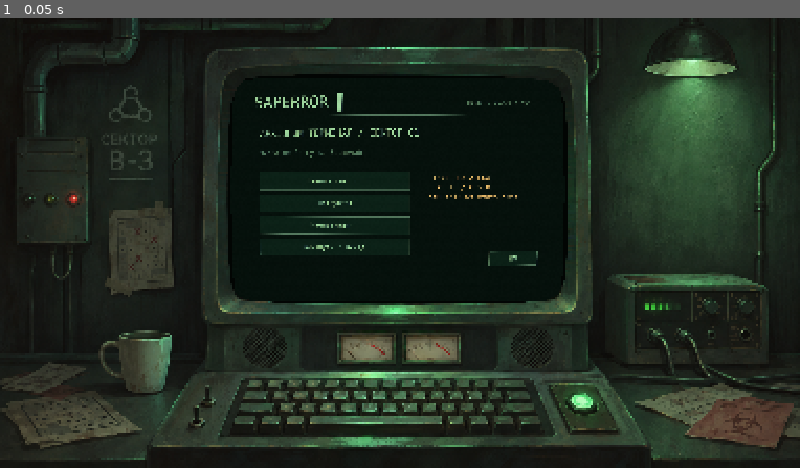
Above: before the commit, frame 1.
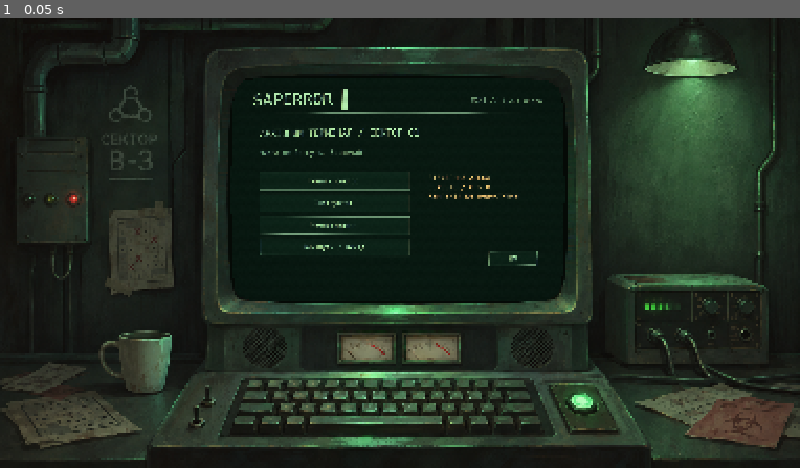
Above: after the commit, the same moment.

Repository: mazerfaker/SAPERROR
Game: Godot game, scene res://scenes/game/gameplay.tscn
The game is run twice, just before and just after one commit, with the same random seed, the same clock (stepped at 60 frames per second) and the same inputs.
Inputs:
- Up to frame 1 (0.05 s): no input

The runs differ from the first frame. In frame 1, 0.7% of the frame differs, in the area x 28-71%, y 15-64%.

Commit message:
feat: SAPERROR v0.2.1 screenshot-driven CRT refinement

Diff:
--- a/assets/shaders/crt.gdshader
+++ b/assets/shaders/crt.gdshader
@@ -2,7 +2,7 @@
 render_mode unshaded;
 uniform vec2 contour[21];
 uniform float curvature : hint_range(0.0, 0.06) = 0.025;
-uniform float strength : hint_range(0.0, 1.0) = 0.45;
+uniform float strength : hint_range(0.0, 1.0) = 0.6;
 uniform float fault : hint_range(0.0, 1.0) = 0.0;
 uniform float motion = 1.0;
 uniform float flicker = 0.0;
@@ -19,7 +19,11 @@
 			if (p.x < (b.x-a.x)*(p.y-a.y)/(b.y-a.y)+a.x) { inside = !inside; }
 		}
 	}
-	return inside ? smoothstep(0.0,0.0015,distance_to_edge) : 0.0;
+	return inside ? smoothstep(0.0,0.0032,distance_to_edge) : 0.0;
+}
+float ordered_dither(vec2 pixel) {
+	vec2 k = mod(floor(pixel),2.0);
+	return (k.x*2.0+k.y*3.0-4.0*k.x*k.y)/4.0-0.375;
 }
 void fragment() {
 	vec2 p = UV*2.0-1.0;
@@ -31,17 +35,22 @@
 	float split = 0.0012*strength;
 	vec3 halo = texture(TEXTURE,clamp(q+vec2(split,0.0),vec2(0.0),vec2(1.0))).rgb;
 	vec3 ghost = texture(TEXTURE,clamp(q-vec2(split*2.0,0.0),vec2(0.0),vec2(1.0))).rgb;
-	vec3 rgb = base + (halo+ghost)*0.035*strength;
+	vec2 dy = vec2(0.0,2.0/962.0);
+	vec3 vertical_halo = texture(TEXTURE,clamp(q+dy,vec2(0.0),vec2(1.0))).rgb + texture(TEXTURE,clamp(q-dy,vec2(0.0),vec2(1.0))).rgb;
+	vec3 bloom = max((halo+ghost+vertical_halo)*0.25-base,vec3(0.0));
+	vec3 rgb = base + bloom*0.32*strength + base*0.035*strength;
 	rgb += vec3(halo.r-base.r,0.0,ghost.b-base.b)*0.18*strength;
-	float scan = 0.94+0.06*cos(UV.y*481.0*3.14159265);
+	float scan = 0.92+0.08*cos(UV.y*481.0*3.14159265);
 	rgb *= mix(1.0,scan,strength);
 	float noise = hash(floor(UV*vec2(713.0,481.0))+floor(t*24.0))-0.5;
 	float tear = step(0.985,hash(vec2(floor(UV.y*35.0),floor(t*7.0))))*fault*motion;
 	// Tearing/glitch is additive: never displaces the clickable primary image.
 	rgb += vec3(0.01,0.08,0.035)*tear*strength;
-	rgb += noise*0.022*strength + vec3(0.045,0.006,0.004)*fault*strength;
+	float dither = ordered_dither(UV*vec2(713.0,481.0));
+	rgb += (noise*0.015+dither*0.012)*strength + vec3(0.045,0.006,0.004)*fault*strength;
 	rgb *= 1.0-strength*0.12*dot(p,p)*0.5;
 	rgb *= 1.0-flicker*motion*strength*0.018*(0.5+0.5*sin(t*13.0));
-	rgb = mix(vec3(0.008,0.019,0.012),rgb,inside*power);
+	rgb += vec3(0.006,0.016,0.009)*strength*max(0.0,1.0-dot(p,p)*0.45);
+	rgb = mix(vec3(0.021,0.039,0.026),rgb,inside*power);
 	COLOR = vec4(rgb,edge_mask(UV));
 }
--- a/project.godot
+++ b/project.godot
@@ -1,7 +1,7 @@
 config_version=5
 [application]
 config/name="SAPERROR"
-config/version="0.2.0-alpha"
+config/version="0.2.1-alpha"
 run/main_scene="res://scenes/game/gameplay.tscn"
 config/features=PackedStringArray("4.7", "GL Compatibility")
 [display]
--- a/scripts/ui/crt_geometry.gd
+++ b/scripts/ui/crt_geometry.gd
@@ -3,6 +3,9 @@
 const CANVAS := Vector2(1672, 941)
 const SCREEN := Rect2(475, 119, 713, 481)
 const RASTER := Vector2i(1426, 962)
+const GAME_GRID_AREA := Vector2(648, 608)
+const GAME_GRID_CENTER := Vector2(713, 484)
+const GAME_CELL_GAP := 4
 const CONTOUR := [Vector2(514,125),Vector2(624,119),Vector2(1000,120),Vector2(1144,130),Vector2(1168,145),Vector2(1181, …(266 unchanged characters)…
 static func mask_points() -> PackedVector2Array:
 	var points := PackedVector2Array()
--- a/scripts/ui/gameplay.gd
+++ b/scripts/ui/gameplay.gd
@@ -11,7 +11,7 @@
 var grade_material: ShaderMaterial
 var ui: Control
 var curvature: float = 0.025
-var effects: float = 0.45
+var effects: float = 0.6
 var reduced_motion: bool = false
 var flicker_enabled: bool = false
 var curve_enabled: bool = true
--- a/scripts/ui/terminal_ui.gd
+++ b/scripts/ui/terminal_ui.gd
@@ -5,10 +5,10 @@
 signal effects_changed(amount: float, curve: bool, reduced: bool, flicker: bool, global_amount: float)
 signal fault_triggered
 signal fullscreen_requested
-const GREEN := Color("a1d8a0")
-const DIM := Color("53775d")
-const AMBER := Color("e5b86c")
-const RED := Color("d36c60")
+const GREEN := Color("b6edb1")
+const DIM := Color("729b79")
+const AMBER := Color("f0c37b")
+const RED := Color("f18b7d")
 var board: Board
 var certificate: Dictionary = {}
 var buttons: Array[Button] = []
@@ -18,13 +18,16 @@
 var recovered: Label
 var flag_count: Label
 var seed_input: LineEdit
+var seed_value: String = "1701"
+var progress_fill: ColorRect
+var last_states := PackedInt32Array()
 var page: Control
 var grid: GridContainer
 var message_key: String = "CORE_READY"
 var last_hits: int = 0
 var is_uk: bool = true
 var screen: String = "menu"
-var amount: float = 0.45
+var amount: float = 0.6
 var curve: bool = true
 var reduced: bool = false
 var flicker: bool = false
@@ -33,7 +36,7 @@
 	TranslationServer.set_locale("uk")
 	theme = _terminal_theme()
 	var bg := ColorRect.new()
-	bg.color = Color("06110c")
+	bg.color = Color("081710")
 	bg.size = size
 	bg.mouse_filter = Control.MOUSE_FILTER_IGNORE
 	add_child(bg)
@@ -97,6 +100,9 @@
 	_place(p,rect,page)
 	return p
 func _show(next: String) -> void:
+	if is_instance_valid(seed_input):
+		seed_value = seed_input.text
+		seed_input = null
 	screen = next
 	if is_instance_valid(page):
 		remove_child(page)
@@ -105,12 +111,13 @@
 	page.size = size
 	add_child(page)
 	buttons.clear()
-	_label("SAPERROR ▌",Rect2(94,66,800,86),page,67)
-	_label("MINE // 0.2.0-alpha",Rect2(1010,95,330,50),page,24,DIM)
+	_label("SAPERROR ▌",Rect2(88,52,800,92),page,72)
+	var version := _label("MINE // 0.2.1-alpha",Rect2(946,82,390,48),page,27,DIM)
+	version.horizontal_alignment = HORIZONTAL_ALIGNMENT_RIGHT
 	var line := ColorRect.new()
 	line.color = DIM
 	line.mouse_filter = Control.MOUSE_FILTER_IGNORE
-	_place(line,Rect2(88,163,1250,2),page)
+	_place(line,Rect2(80,153,1266,2),page)
 	if screen == "game": _game()
 	elif screen == "settings": _settings()
 	elif screen == "help": _help()
@@ -146,43 +153,54 @@
 func _apply() -> void:
 	effects_changed.emit(amount,curve,reduced,flicker,global_amount)
 func _game() -> void:
-	var left := _panel(Rect2(87,202,302,552))
-	var right := _panel(Rect2(1045,202,294,552))
-	_label(tr("VIS_SECTOR")+" 01",Rect2(17,20,270,52),left,31)
-	_label(tr("VIS_DIFFICULTY")+"\n"+tr("VIS_STANDARD"),Rect2(17,91,270,86),left,25)
-	integrity = _label("",Rect2(17,196,270,96),left,29)
-	recovered = _label("",Rect2(17,300,270,95),left,27)
-	flag_count = _label("",Rect2(17,405,270,94),left,26)
-	_label(tr("VIS_RULE"),Rect2(17,20,260,46),right,27)
-	_label("CLASSIC",Rect2(17,68,260,49),right,35)
-	_label(tr("VIS_MODULES")+"\n—",Rect2(17,168,260,96),right,26,DIM)
-	_label(tr("VIS_ANOMALY")+"\n"+tr("VIS_NONE"),Rect2(17,291,260,94),right,26)
-	_label(tr("VIS_RESOURCES")+"\n—",Rect2(17,412,260,94),right,26,DIM)
+	var left := _panel(Rect2(80,180,284,608))
+	var right := _panel(Rect2(1062,180,284,608))
+	_label(tr("VIS_SECTOR")+" 01",Rect2(16,17,252,50),left,32)
+	_label(tr("VIS_DIFFICULTY")+"\n"+tr("VIS_STANDARD"),Rect2(16,85,252,84),left,30)
+	integrity = _label("",Rect2(16,189,252,105),left,33)
+	recovered = _label("",Rect2(16,315,252,93),left,31)
+	var track := ColorRect.new()
+	track.color = Color("193b24")
+	track.mouse_filter = Control.MOUSE_FILTER_IGNORE
+	_place(track,Rect2(16,421,252,10),left)
+	progress_fill = ColorRect.new()
+	progress_fill.color = GREEN
+	progress_fill.mouse_filter = Control.MOUSE_FILTER_IGNORE
+	_place(progress_fill,Rect2(0,0,0,10),track)
+	flag_count = _label("",Rect2(16,475,252,99),left,31)
+	_label(tr("VIS_RULE"),Rect2(16,17,252,44),right,30,DIM)
+	_label("CLASSIC",Rect2(16,64,252,52),right,40)
+	_label(tr("VIS_CONTROL_HEADER"),Rect2(16,160,252,44),right,29,DIM)
+	_label(tr("VIS_CONTROL_SHORT"),Rect2(16,216,252,208),right,28)
+	_label(tr("VIS_ANOMALY")+"\n"+tr("VIS_NONE"),Rect2(16,464,252,105),right,29)
 	grid = GridContainer.new()
 	var w: int = 8 if board == null else board.width
 	var h: int = 8 if board == null else board.height
 	grid.columns = w
-	grid.add_theme_constant_override("h_separation",4)
-	grid.add_theme_constant_override("v_separation",4)
-	var cell: Vector2 = Geometry.grid_metrics(Vector2(610,552),w,h,4.0)
-	var extent := Vector2(w,h)*cell+Vector2(w-1,h-1)*4.0
-	_place(grid,Rect2(Vector2(717,478)-extent*0.5,extent),page)
+	grid.add_theme_constant_override("h_separation",Geometry.GAME_CELL_GAP)
+	grid.add_theme_constant_override("v_separation",Geometry.GAME_CELL_GAP)
+	var gap: float = float(Geometry.GAME_CELL_GAP)
+	var cell: Vector2 = Geometry.grid_metrics(Geometry.GAME_GRID_AREA,w,h,gap)
+	var extent := Vector2(w,h)*cell+Vector2(w-1,h-1)*gap
+	_place(grid,Rect2(Geometry.GAME_GRID_CENTER-extent*0.5,extent),page)
+	last_states.clear()
 	for i in range(w*h):
-		var b := Button.new()
-		b.custom_minimum_size = cell
-		b.add_theme_font_size_override("font_size",maxi(14,int(cell.x*0.56)))
-		b.pressed.connect(_reveal.bind(i))
-		b.gui_input.connect(_cell_input.bind(i))
-		grid.add_child(b)
-		buttons.append(b)
-	status = _label("",Rect2(94,768,1240,45),page,26)
-	_label(tr("CORE_SEED"),Rect2(94,821,95,50),page,24)
+		var btn := Button.new()
+		btn.custom_minimum_size = cell
+		btn.add_theme_font_size_override("font_size",maxi(14,int(cell.x*0.68)))
+		btn.pressed.connect(_reveal.bind(i))
+		btn.gui_input.connect(_cell_input.bind(i))
+		grid.add_child(btn)
+		buttons.append(btn)
+		last_states.append(-1)
+	status = _label("",Rect2(86,794,1250,46),page,31)
+	_label(tr("CORE_SEED"),Rect2(86,850,100,54),page,28)
 	seed_input = LineEdit.new()
-	seed_input.text = "1701"
-	_place(seed_input,Rect2(193,816,210,55),page)
-	_button(tr("CORE_NEW"),Rect2(420,816,320,55),page,_reset,24)
-	_button("EN" if is_uk else "UA",Rect2(755,816,130,55),page,_language,24)
-	_button(tr("VIS_BACK"),Rect2(900,816,435,55),page,func(): _show("menu"),24)
+	seed_input.text = seed_value
+	_place(seed_input,Rect2(184,844,230,60),page)
+	_button(tr("CORE_NEW"),Rect2(430,844,330,60),page,_reset,28)
+	_button("EN" if is_uk else "UA",Rect2(774,844,126,60),page,_language,28)
+	_button(tr("VIS_BACK"),Rect2(914,844,422,60),page,func(): _show("menu"),28)
 	_refresh()
 func _reset() -> void:
 	board = null
@@ -237,36 +255,52 @@
 func _refresh() -> void:
 	var hp: int = 3 if board == null else board.hp
 	integrity.text = tr("CORE_HP")+"\n"+"■ ".repeat(hp)+"□ ".repeat(3-hp)
-	integrity.modulate = RED if hp < 2 else Color.WHITE
-	recovered.text = tr("CORE_OPEN")+"\n%d / %d" % [0 if board == null else board.opened,54]
+	integrity.add_theme_color_override("font_color",RED if hp < 2 else (AMBER if hp == 2 else GREEN))
+	var opened: int = 0 if board == null else board.opened
+	var total: int = 54 if board == null else board.width * board.height - board.mine_total
+	recovered.text = tr("CORE_OPEN")+"\n%d / %d" % [opened,total]
+	progress_fill.size.x = 252.0 * float(opened) / float(maxi(total,1))
 	var flags: int = 0
 	status.text = "> " + tr(message_key)
+	status.add_theme_color_override("font_color",RED if message_key == "CORE_LOSS" else (AMBER if message_key in ["CORE_HIT","CORE_FAIL","CORE_SEED_BAD"] else GREEN))
 	for i in range(buttons.size()):
 		var b: Button = buttons[i]
 		var state: int = Board.Cell.CLOSED if board == null else board.cells[i]
-		var color: Color = DIM
-		var fill: Color = Color("122b1c")
+		var color: Color = Color("7fa58a")
+		var fill: Color = Color("183b27")
+		var edge: Color = Color("5c936c")
 		b.text = "·"
 		b.disabled = board != null and board.finished()
 		var desc: String = tr("CORE_CLOSED")
 		if state == Board.Cell.OPEN:
-			b.text = str(board.clue(i,board.rule))
-			color = GREEN
-			fill = Color("07140d")
+			var clue: int = board.clue(i,board.rule)
+			b.text = str(clue)
+			color = Color("668b71") if clue == 0 else (GREEN if clue <= 2 else AMBER)
+			fill = Color("081a11")
+			edge = Color("2c5238")
 			desc = b.text
 		elif state == Board.Cell.FLAG:
 			b.text = "⚑"
 			color = AMBER
+			fill = Color("352c17")
+			edge = Color("987743")
 			flags += 1
 			desc = tr("CORE_FLAG")
 		elif state == Board.Cell.NEUTRALIZED:
 			b.text = "×"
 			color = RED
-			fill = Color("351610")
+			fill = Color("491e19")
+			edge = Color("b15a50")
 			desc = tr("CORE_NEUTRAL")
-		b.add_theme_stylebox_override("normal",_style(fill,DIM,2))
-		b.add_theme_stylebox_override("disabled",_style(fill,DIM,2))
+		b.add_theme_stylebox_override("normal",_style(fill,edge,2))
+		b.add_theme_stylebox_override("disabled",_style(fill,edge,2))
+		b.add_theme_stylebox_override("hover",_style(fill.lightened(0.13),color,2))
+		b.add_theme_stylebox_override("pressed",_style(fill.lightened(0.25),color,3))
+		if last_states[i] >= 0 and last_states[i] != state and not reduced:
+			b.self_modulate = Color(1.4,1.4,1.4,1.0)
+			b.create_tween().tween_property(b,"self_modulate",Color.WHITE,0.18)
+		last_states[i] = state
 		for key in ["font_color","font_disabled_color","font_hover_color","font_pressed_color","font_focus_color"]:
 			b.add_theme_color_override(key,color)
 		b.tooltip_text = "%s %d: %s" % [tr("CORE_CELL"),i+1,desc]
-	flag_count.text = tr("VIS_FLAGS")+"\n%d / 10" % flags
+	flag_count.text = tr("VIS_FLAGS")+"\n%d / %d" % [flags,10 if board == null else board.mine_total]
--- a/tests/visual_test.gd
+++ b/tests/visual_test.gd
@@ -27,9 +27,15 @@
 				var recovered: Vector2 = (physical-rect.position)*Geometry.CANVAS/rect.size-Geometry.SCREEN.position
 				check(Geometry.to_raster(recovered,curve).distance_to(Geometry.to_raster(local,curve))<0.01,"window to CRT hit mapping")
 	for n in [6,8,10,14,18]:
-		var area := Vector2(610,552)
+		var area := Geometry.GAME_GRID_AREA
 		var cell: Vector2 = Geometry.grid_metrics(area,n,n,4.0)
 		check(cell.x==cell.y and cell.x>0 and cell.x*n+4*(n-1)<=area.x and cell.y*n+4*(n-1)<=area.y,"square grid fit")
+	var game_cell: Vector2 = Geometry.grid_metrics(Geometry.GAME_GRID_AREA,8,8,float(Geometry.GAME_CELL_GAP))
+	var game_extent := game_cell*8.0+Vector2.ONE*7.0*float(Geometry.GAME_CELL_GAP)
+	var game_rect := Rect2(Geometry.GAME_GRID_CENTER-game_extent*0.5,game_extent)
+	check(game_cell.x>=72.0,"refined cell size")
+	check(game_rect.position.x>=364.0 and game_rect.end.x<=1062.0,"grid clear of sidebars")
+	check(game_rect.position.y>=180.0 and game_rect.end.y<=788.0,"grid clear of header and footer")
 	for lang in ["uk","en"]:
 		TranslationServer.set_locale(lang)
 		check(TranslationServer.translate("VIS_SETTINGS") != "VIS_SETTINGS","visual locale loaded")
Not shown, changed: localization/visual.en.po
Not shown, changed: localization/visual.uk.po
Not shown, changed: CHANGELOG.md
Not shown, changed: docs/VISUAL_FOUNDATION.md
